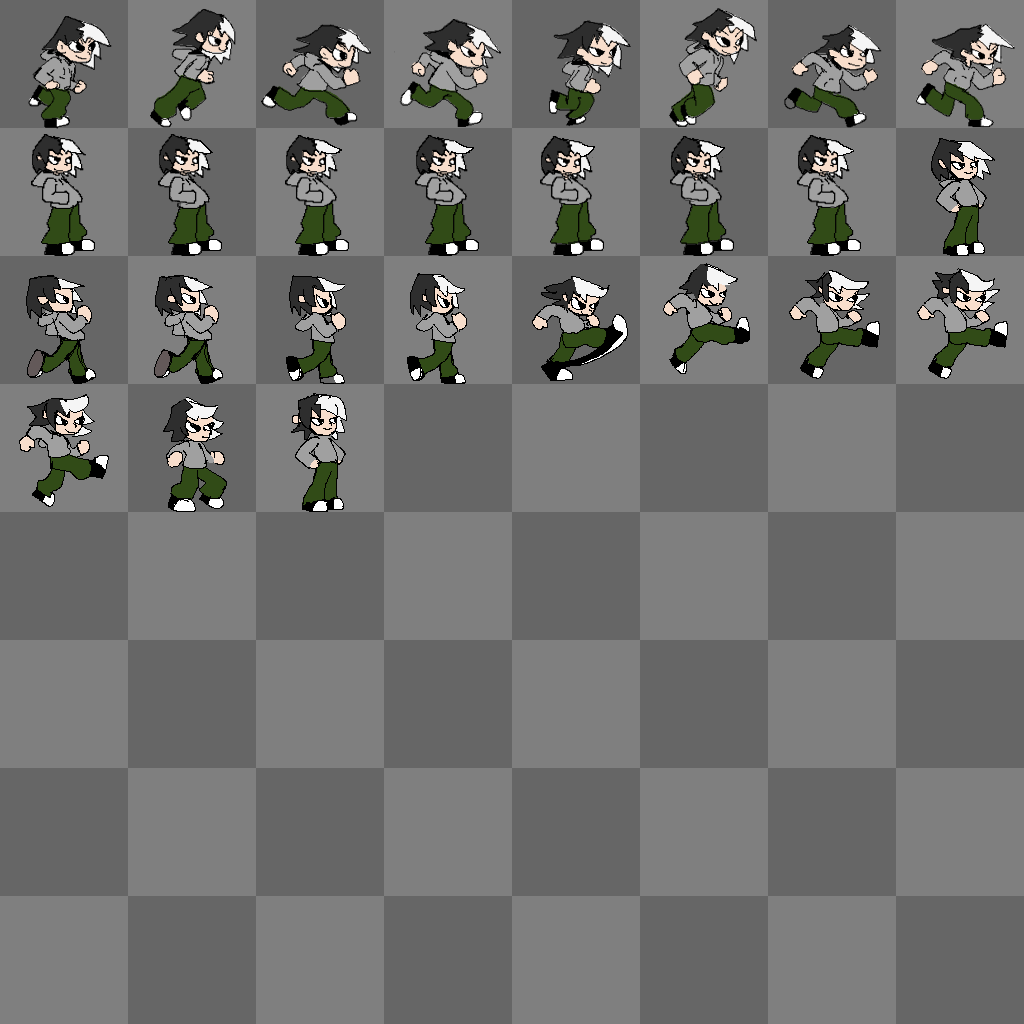
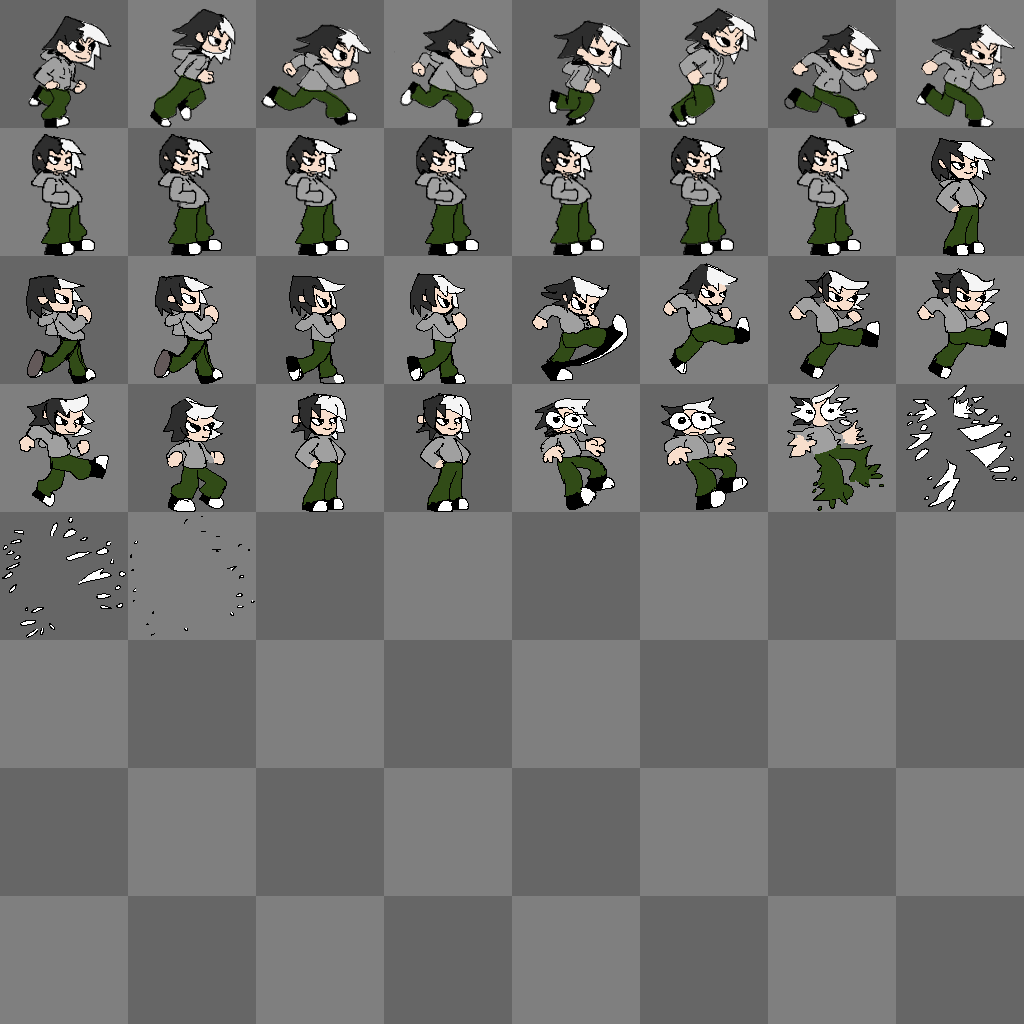
Before/after of a 1024x1024 layered artwork. What changed in the layer stack:
added group "ko" with 7 layers above "Layer 13" over [2, 384, 1017, 638]
added layer "Layer 11" in group "ko" over [130, 516, 255, 636]
added layer "Layer 10" in group "ko" over [2, 517, 126, 638]
added layer "Layer 9" in group "ko" over [906, 385, 1017, 511]
added layer "Layer 8" in group "ko" over [787, 384, 884, 511]
added layer "Layer 7" in group "ko" over [661, 397, 748, 510]
added layer "Layer 6" in group "ko" over [535, 398, 615, 510]
added layer "Layer 5" in group "ko" over [416, 393, 472, 512]
added layer "Layer 13" above "player" over [4, 386, 1016, 637]
